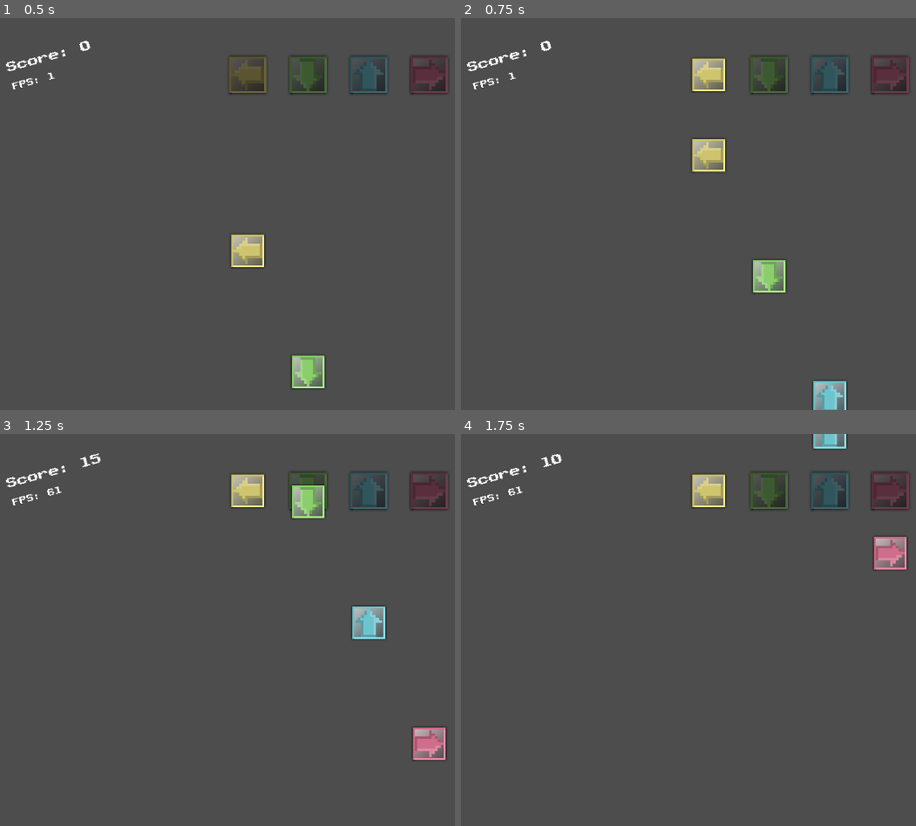
Above: before the commit, frames 1-4 (two rows, left to right).
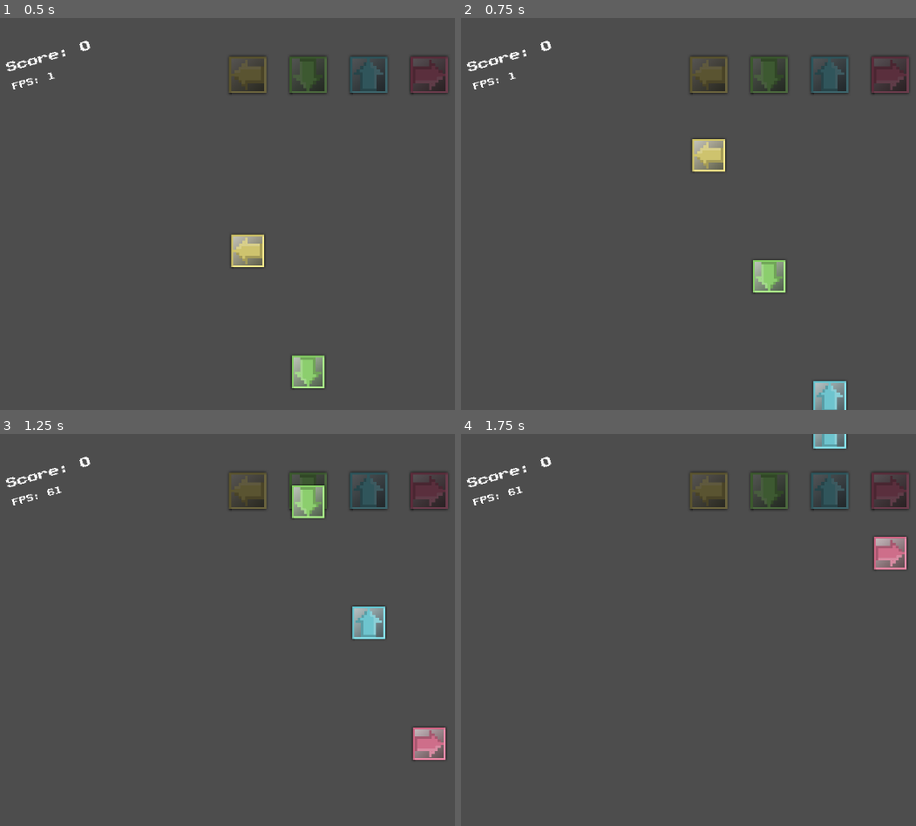
Above: after the commit, the same moments.

Repository: LudumSJB/The-Limited
Game: Godot game, scene res://scenes/RhythmMinigame.tscn
Same seed, same stepped clock (60 frames per second), same inputs: the game is played once before the commit and once after it. This scene is started directly instead of the project's main scene.
Inputs:
- Up to frame 1 (0.5 s): no input
- Up to frame 2 (0.75 s): tap Enter (ui_accept) at 0.5 s; hold D (right) from 0.53 s (still down); tap Space (action_button) at 0.6 s
- Up to frame 3 (1.25 s): keep holding D (right); tap Enter (ui_accept) at 0.77 s
- Up to frame 4 (1.75 s): keep holding D (right); tap N (next_level) at 1.35 s; tap Enter (ui_accept) at 1.52 s

Frame 1 is identical in both runs. In frame 2, 0.8% of the frame differs, in the area x 50-59%, y 9-20%; in frame 3, 0.8%; in frame 4, 0.8%, in the area x 17-59%, y 5-20%.

Commit message:
activating root functions

Diff:
--- a/scenes/root.tscn
+++ b/scenes/root.tscn
@@ -14,5 +14,6 @@
 zoom = Vector2(1.025, 1.025)
 script = ExtResource("3_teugv")
 
+[connection signal="add_score" from="." to="." method="AddScore"]
 [connection signal="change_to_next_scene" from="." to="." method="_on_change_to_next_scene"]
 [connection signal="shake_camera" from="." to="Camera2D" method="_on_root_shake_camera"]
--- a/scripts/RhythmGameInput.gd
+++ b/scripts/RhythmGameInput.gd
@@ -20,7 +20,7 @@
 	allow_input_upon_note_entry()
 
 func check_for_player_input():
-	if Input.is_action_pressed(inputKey):
+	if Input.is_action_just_pressed(inputKey):
 		pressed = true
 	else:
 		pressed = false
@@ -38,6 +38,9 @@
 		if pressed:
 			noteArea.get_overlapping_areas().front().queue_free()
 			playerHitNote.emit()
+	else:
+		if pressed:
+			playerMissNote.emit()
 
 func scrolling_note_miss(area):
 	if area.name == "HittableNote":
--- a/scripts/RhythmMinigameManager.gd
+++ b/scripts/RhythmMinigameManager.gd
@@ -10,7 +10,12 @@
 @export var scoreToMinus = 5
 @export var scoreLabel:Label
 
+var root: Node
+
 func _ready():
+	root = get_tree().root.get_child(0)
+	if root.name != "root":
+		root = null
 	scoreLabel = get_node("UIHolder/ScoreLabel")
 	pass
 
@@ -18,6 +23,8 @@
 	NoteHit.emit()
 	playerScore += scoreToAdd
 	scoreLabel.text = "Score: " + str(playerScore)
+	if root != null:
+		root.AddScore(scoreToAdd)
 
 func miss_note():
 	NoteMiss.emit()
@@ -26,6 +33,9 @@
 	if playerScore <= 0: playerScore = 0
 	if playerMisses == 3: PlayerLoss.emit()
 	scoreLabel.text = "Score: " + str(playerScore)
+	if root != null:
+		root.AddScore(-scoreToMinus)
+		root.ShakeCamera()
 
 
 func on_player_loss():
--- a/scripts/TimingAccuracyBar.gd
+++ b/scripts/TimingAccuracyBar.gd
@@ -21,10 +21,12 @@
 var rng = RandomNumberGenerator.new()
 
 var path_length: float = 0
-var root: Node2D
+var root: Node
 
 func _ready():
 	root = get_tree().root.get_child(0)
+	if root.name != "root":
+		root = null
 	path_length = path_2d.curve.get_baked_length()
 	var indicatorPosition = tries_parent.global_position
 	for try in triesToWin:
@@ -49,7 +51,8 @@
 func onTime():
 	triesToWin -= 1
 	sound_success.play()
-	root.AddScore(scoreOnTime)
+	if root != null:
+		root.AddScore(scoreOnTime)
 	if triesSprites.size() > 0:
 		var indicatorSprite = triesSprites[triesSprites.size()-1]
 		triesSprites.remove_at(triesSprites.size()-1)
@@ -60,8 +63,9 @@
 
 func notOnTime():
 	sound_fail.play()
-	root.AddScore(scoreNotOnTime)
-	root.ShakeCamera()
+	if root != null:
+		root.AddScore(scoreNotOnTime)
+		root.ShakeCamera()
 	setRandomProgress()
 
 func setRandomProgress():
--- a/scripts/root.gd
+++ b/scripts/root.gd
@@ -2,6 +2,7 @@
 
 signal change_to_next_scene
 signal shake_camera
+signal add_score(amount: int)
 
 @onready var root = $"."
 
Not shown, added: assets/images/bottle1.png.import
Not shown, added: assets/images/bottle2.png.import
Not shown, added: assets/images/bottle3.png.import
